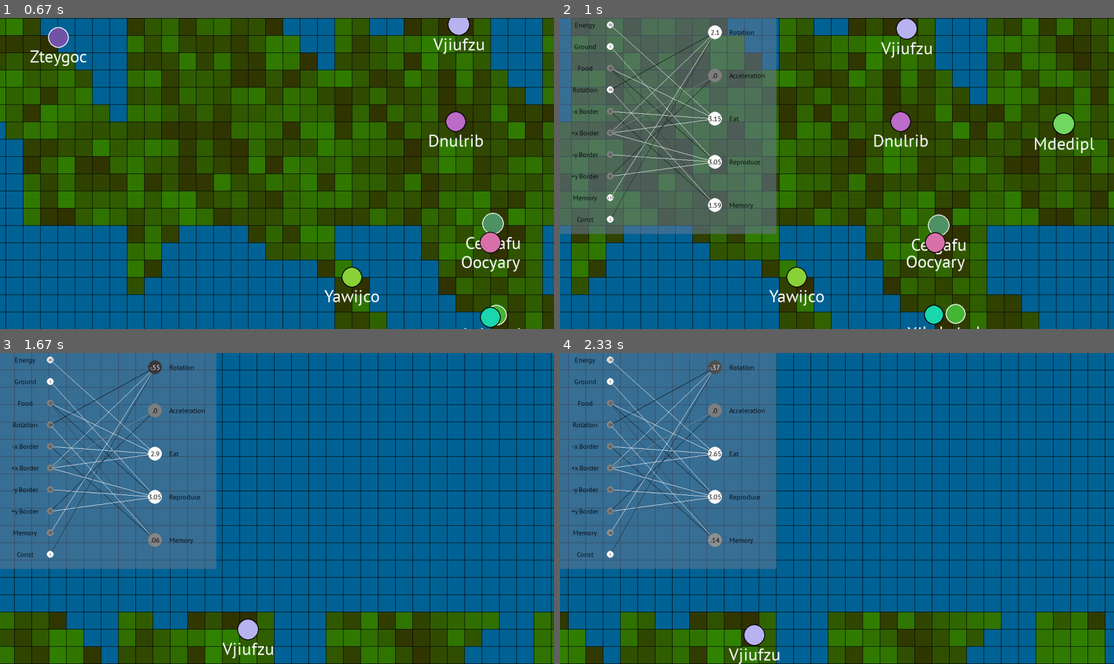
Above: before the commit, frames 1-4 (two rows, left to right).
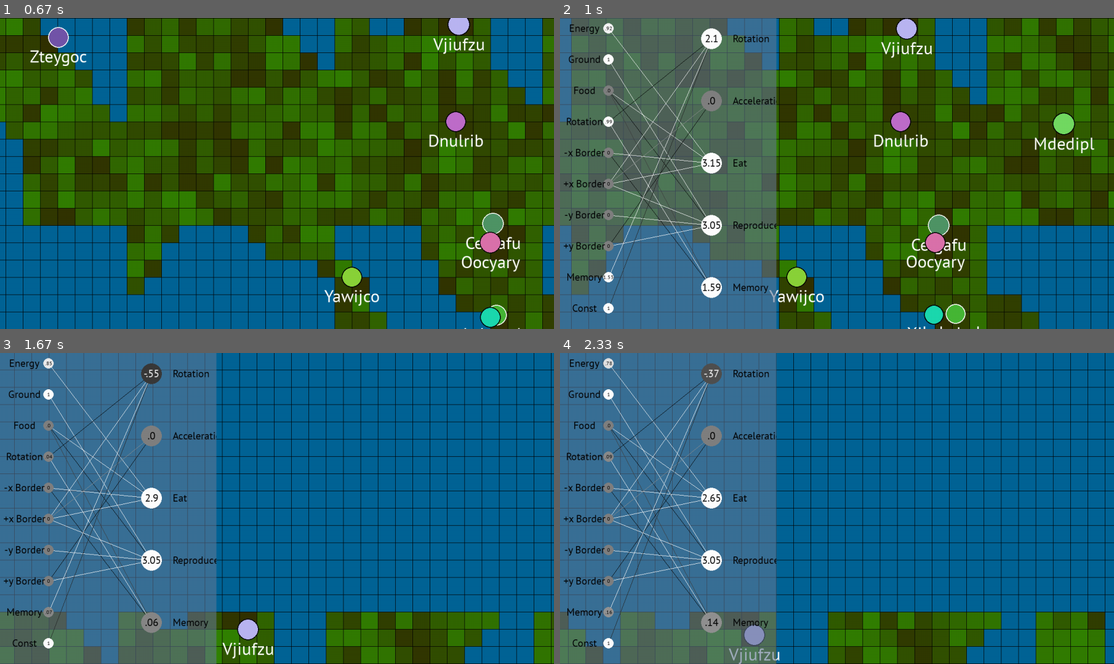
Above: after the commit, the same moments.

Repository: coding-lines/evolvers
Game: pygame game, started from Evolvers/run_v2.py
Two runs of this game, one before a commit and one after it. Both use one fixed random seed, a clock stepped at 60 frames per second and the inputs below.
Inputs (mouse positions are in pixels of both pictures, inside the frame that each line leads up to):
- Up to frame 1 (0.67 s): hold Right from 0.33 s (still down)
- Up to frame 2 (1 s): release Right at 0.8 s; click "Celgafu" at 0.93 s
- Up to frame 3 (1.67 s): hold Up 1.22-1.52 s; move the mouse to (454, 499) at 1.25 s; hold Right from 1.55 s (still down)
- Up to frame 4 (2.33 s): release Right at 2.02 s; hold Left from 2.05 s (still down)

Frame 1 is identical in both runs. In frame 2, 16% of the frame differs, in the area x 0-40%, y 0-100%; in frame 3, 16%; in frame 4, 16%.

Commit message:
Start of UI development

Diff:
--- a/Evolvers/Renderer.py
+++ b/Evolvers/SimulationRenderer.py
@@ -79,8 +79,6 @@
 
         font = pygame.font.Font(self.font, round(camera.z * 40))
 
-        max_energy = 0
-
         for creature in creatures:
             size = round(((creature.energy + 50) * camera.z * self.scaling) // 250)
             pos = [round((creature.x - camera.x) * self.scaling * camera.z), round((creature.y - camera.y) * self.scaling * camera.z)]
@@ -93,23 +91,19 @@
                 name_label = font.render(creature.name, True, [255, 255, 255])
                 screen.blit(name_label, [pos[0] - (name_label.get_width() // 2), pos[1] + size])
 
-            #max_energy = max(max_energy, creature.energy)
-
         if self.clicked_creature:
             selected_creature = None
             for creature in creatures:
                 if creature.selected:
                     selected_creature = creature
                     break
-            #    if creature.energy == max_energy:
-            #        selected_creature = creature
-            #        break
+
             if selected_creature != None:
 
                 input_labels = ["Energy", "Ground", "Food", "Rotation", "-x Border", "+x Border", "-y Border", "+y Border", "Memory", "Const"]
                 output_labels = ["Rotation", "Acceleration", "Eat", "Reproduce", "Memory"]
 
-                screen.blit(NeuralNetworkRenderer.render_nn(selected_creature.brain_storage, dimensions = [500, 500], inputs = selected_creature.last_input …(119 unchanged characters)…
+                screen.blit(NeuralNetworkRenderer.render_nn(selected_creature.brain_storage, dimensions = [max(500, self.width // 4), self.height], inputs = selected_creature.last_input …(119 unchanged characters)…
             else:
                 self.clicked_creature = False
 
--- /dev/null
+++ b/Evolvers/UIObject.py
@@ -0,0 +1,12 @@
+class UIObject:
+    def __init__(self, object, coords):
+        self.object = object
+
+        self.x = coords[0]
+        self.y = coords[1]
+
+        self.width = object.get_width()
+        self.height = object.get_height()
+
+    def blit(self, screen):
+        screen.blit(self.object, [self.x, self.y])
--- /dev/null
+++ b/Evolvers/UIRenderer.py
@@ -0,0 +1,14 @@
+class UIRenderer:
+    def __init__(self, dimensions, font):
+        self.width = dimensions[0]
+        self.height = dimensions[1]
+
+        self.font = font
+
+    def is_on_ui_object(self, obj, pos):
+        x_collision = pos[0] > obj.x and pos[0] < obj.x + obj.width
+        y_collision = pos[1] > obj.y and pos[1] < obj.y + obj.height
+        return x_collision and y_collision
+
+    def render_menu(self, screen):
+        screen.fill([0,0,0])
--- a/Evolvers/run_v2.py
+++ b/Evolvers/run_v2.py
@@ -3,21 +3,11 @@
 
 from ast import literal_eval
 
-import Camera, World, Renderer
+import Camera, World, SimulationRenderer, UIRenderer
 
 def readfile(name):
     with open(name,"rb") as f:
         return f.read().decode("utf-8")
-
-
-class const:
-    WHITE = [255,255,255]
-    BLACK = [0,0,0]
-    LIGHT_GREY = [200,200,200]
-    GREY = [100,100,100]
-    DARK_GREY = [50,50,50]
-    RED = [255,0,0]
-    GREEN = [0,200,0]
 
 dimensions = [1280,720]
 target_fps = 60
@@ -35,7 +25,8 @@
 test_world = World.World(size_limit=[10, 10], water_cover=0.4, start_creatures=200, maintain_population=30)
 #test_world = World.World(file_name = "save/world_test")
 cam = Camera.Camera()
-renderer = Renderer.Renderer(dimensions, "font/PTSans-Regular.ttf")
+renderer = SimulationRenderer.Renderer(dimensions, "font/PTSans-Regular.ttf")
+ui_renderer = UIRenderer.UIRenderer(dimensions, "font/PTSans-Regular.ttf")
 
 dt = 0
 global_speed = 1
@@ -46,6 +37,7 @@
     for event in events:
         if event.type == pygame.QUIT:
             open = False
+
         elif event.type == pygame.MOUSEBUTTONUP:
             if event.button == 4:
                 cam.z += 0.1 if cam.z < 10 else 0
@@ -93,6 +85,9 @@
         renderer.render_world(screen, cam, test_world, water_background=True)
         renderer.render_creatures(screen, cam, test_world.creature_manager.creatures)
 
+    else:
+        ui_renderer.render_menu(screen)
+
     pygame.display.flip()
 
     clock.tick(target_fps)
